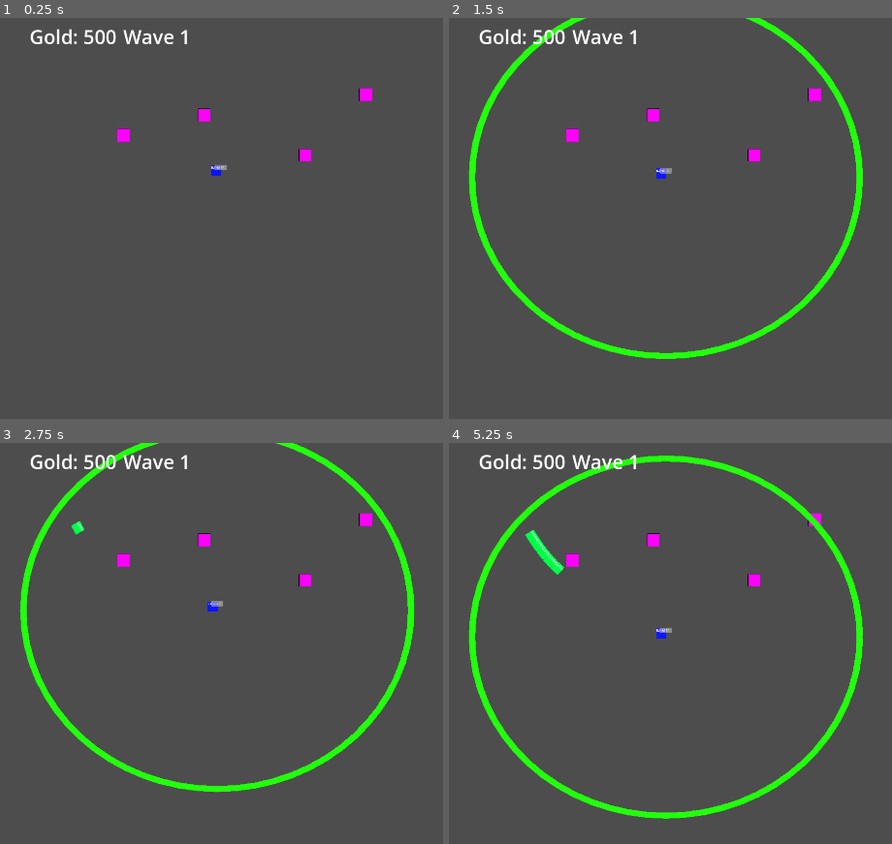
Above: before the commit, frames 1-4 (two rows, left to right).
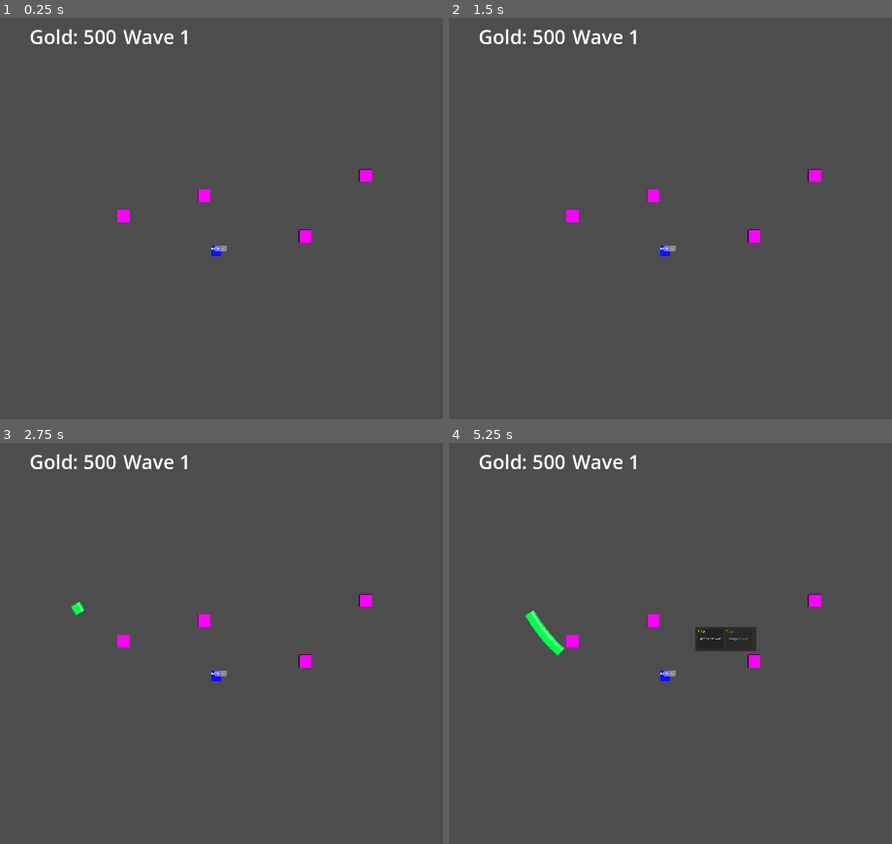
Above: after the commit, the same moments.

Repository: ookeooke/Test-1-Godot
Game: Godot game, scene res://node_2d.tscn
Same seed, same stepped clock (60 frames per second), same inputs: the game is played once before the commit and once after it.
Inputs (mouse positions are in pixels of both pictures, inside the frame that each line leads up to):
- Up to frame 1 (0.25 s): no input
- Up to frame 2 (1.5 s): tap Enter at 0.5 s; drag from (666, 170) to (790, 138) at 0.52 s; tap Space at 1.25 s; drag from (559, 258) to (666, 170) at 1.27 s
- Up to frame 3 (2.75 s): move the mouse to (341, 563) at 2.02 s; hold Right (ui_right) from 2.03 s (still down); click (341, 563) at 2.17 s
- Up to frame 4 (5.25 s): release Right (ui_right) at 2.75 s; drag from (674, 747) to (666, 611) at 2.77 s; move the mouse to (outside the picture) at 3.52 s; hold Left (ui_left) 3.53-4.25 s; click (outside the picture) at 3.67 s; drag from (480, 595) to (595, 551) at 4.27 s; move the mouse to (750, 659) at 5.02 s; hold Down (ui_down) from 5.03 s (still down); click (750, 659) at 5.17 s

The runs differ from the first frame. In frame 1, 0.9% of the frame differs, in the area x 26-85%, y 17-60%; in frame 2, 4.6%; in frame 3, 4.9%; in frame 4, 6.6%, in the area x 4-94%, y 3-94%.

Commit message:
version 1.2

Diff:
--- /dev/null
+++ b/camera_controller.gd
@@ -0,0 +1,367 @@
+extends Camera2D
+
+# ============================================
+# CAMERA CONTROLLER - Commercial-quality camera for tower defense
+# ============================================
+
+# ZOOM SETTINGS
+@export var min_zoom = 0.3  # Max zoom out (smaller = further)
+@export var max_zoom = 1.5  # Max zoom in (larger = closer)
+@export var zoom_speed = 0.1  # How much to zoom per scroll
+@export var zoom_smoothing = 0.15  # Lerp factor for smooth zoom
+
+# PAN SETTINGS
+@export var keyboard_pan_speed = 500.0  # Pixels per second
+@export var edge_scroll_margin = 50  # Pixels from edge to trigger scroll
+@export var edge_scroll_speed = 400.0  # Pixels per second
+@export var drag_speed = 1.0  # Multiplier for drag sensitivity
+
+# INERTIA SETTINGS (for touch drag)
+@export var inertia_enabled = true
+@export var inertia_friction = 0.9  # How quickly inertia decays (0-1)
+@export var min_inertia_velocity = 10.0  # Stop if below this
+
+# CAMERA BOUNDS
+@export var use_bounds = true
+@export var level_rect = Rect2(0, 0, 2000, 1200)  # Adjust to your level size
+
+# DRAG THRESHOLD
+@export var drag_threshold = 5.0  # Pixels before drag starts
+
+# INPUT STATE
+var is_dragging = false
+var drag_start_pos = Vector2.ZERO
+var last_mouse_pos = Vector2.ZERO
+var touch_points = {}  # For pinch-to-zoom
+
+# INERTIA STATE
+var velocity = Vector2.ZERO
+var is_inertia_moving = false
+
+# ZOOM STATE
+var target_zoom = Vector2.ONE
+
+# PINCH-TO-ZOOM STATE
+var last_pinch_distance = 0.0
+var pinch_center = Vector2.ZERO
+
+# ============================================
+# INITIALIZATION
+# ============================================
+
+func _ready():
+	# Set initial zoom
+	target_zoom = zoom
+
+	# Calculate bounds if using auto bounds
+	if use_bounds:
+		update_camera_limits()
+
+	print("✓ Camera Controller initialized")
+	print("  Zoom range: ", min_zoom, " to ", max_zoom)
+	print("  Level bounds: ", level_rect)
+
+func update_camera_limits():
+	"""Set camera limits based on level size and viewport"""
+	var viewport_size = get_viewport_rect().size
+
+	# Calculate how far camera can move at minimum zoom
+	var half_view_at_min_zoom = (viewport_size / min_zoom) / 2.0
+
+	# Set limits
+	limit_left = int(level_rect.position.x + half_view_at_min_zoom.x)
+	limit_right = int(level_rect.end.x - half_view_at_min_zoom.x)
+	limit_top = int(level_rect.position.y + half_view_at_min_zoom.y)
+	limit_bottom = int(level_rect.end.y - half_view_at_min_zoom.y)
+
+	# Ensure limits are valid
+	if limit_left >= limit_right:
+		limit_left = int(level_rect.position.x)
+		limit_right = int(level_rect.end.x)
+	if limit_top >= limit_bottom:
+		limit_top = int(level_rect.position.y)
+		limit_bottom = int(level_rect.end.y)
+
+# ============================================
+# INPUT HANDLING
+# ============================================
+
+func _unhandled_input(event):
+	# MOUSE WHEEL ZOOM (PC)
+	if event is InputEventMouseButton:
+		if event.button_index == MOUSE_BUTTON_WHEEL_UP and event.pressed:
+			zoom_at_point(event.position, zoom_speed)
+			get_viewport().set_input_as_handled()
+		elif event.button_index == MOUSE_BUTTON_WHEEL_DOWN and event.pressed:
+			zoom_at_point(event.position, -zoom_speed)
+			get_viewport().set_input_as_handled()
+
+		# MIDDLE/RIGHT MOUSE DRAG (PC)
+		elif event.button_index == MOUSE_BUTTON_MIDDLE or event.button_index == MOUSE_BUTTON_RIGHT:
+			if event.pressed:
+				start_drag(event.position)
+			else:
+				end_drag()
+			get_viewport().set_input_as_handled()
+
+	# MOUSE MOTION (for dragging)
+	elif event is InputEventMouseMotion:
+		if is_dragging:
+			update_drag(event.position)
+			get_viewport().set_input_as_handled()
+
+	# TOUCH INPUT (Mobile)
+	elif event is InputEventScreenTouch:
+		handle_touch(event)
+
+	elif event is InputEventScreenDrag:
+		handle_touch_drag(event)
+
+func handle_touch(event: InputEventScreenTouch):
+	"""Handle touch press/release"""
+	if event.pressed:
+		touch_points[event.index] = event.position
+
+		# Single finger - start drag
+		if touch_points.size() == 1:
+			start_drag(event.position)
+
+		# Two fingers - start pinch zoom
+		elif touch_points.size() == 2:
+			is_dragging = false  # Stop drag if second finger added
+			var points = touch_points.values()
+			last_pinch_distance = points[0].distance_to(points[1])
+			pinch_center = (points[0] + points[1]) / 2.0
+	else:
+		touch_points.erase(event.index)
+
+		# If no more touches, end drag
+		if touch_points.is_empty():
+			end_drag()
+		# If went from 2 fingers to 1, restart drag
+		elif touch_points.size() == 1:
+			start_drag(touch_points.values()[0])
+
+func handle_touch_drag(event: InputEventScreenDrag):
+	"""Handle touch drag motion"""
+	touch_points[event.index] = event.position
+
+	# Two finger pinch zoom
+	if touch_points.size() == 2:
+		var points = touch_points.values()
+		var current_distance = points[0].distance_to(points[1])
+		var distance_delta = current_distance - last_pinch_distance
+
+		# Calculate zoom change
+		var zoom_delta = distance_delta * 0.01
+		var new_pinch_center = (points[0] + points[1]) / 2.0
+
+		zoom_at_point(new_pinch_center, zoom_delta)
+
+		last_pinch_distance = current_distance
+		pinch_center = new_pinch_center
+
+	# Single finger drag
+	elif touch_points.size() == 1 and is_dragging:
+		update_drag(event.position)
+
+# ============================================
+# DRAG FUNCTIONS
+# ============================================
+
+func start_drag(screen_pos: Vector2):
+	"""Start dragging the camera"""
+	drag_start_pos = screen_pos
+	last_mouse_pos = screen_pos
+	is_dragging = false  # Wait for threshold
+	is_inertia_moving = false
+	velocity = Vector2.ZERO
+
+func update_drag(screen_pos: Vector2):
+	"""Update camera position while dragging"""
+	# Check if we've moved enough to start drag
+	if not is_dragging:
+		if drag_start_pos.distance_to(screen_pos) > drag_threshold:
+			is_dragging = true
+		else:
+			return
+
+	# Calculate movement
+	var delta = (screen_pos - last_mouse_pos) / zoom
+
+	# Scale by drag speed
+	delta *= drag_speed
+
+	# Move camera (opposite direction of drag)
+	position -= delta
+
+	# Store velocity for inertia
+	velocity = -delta
+
+	last_mouse_pos = screen_pos
+
+	# Apply bounds
+	apply_bounds()
+
+func end_drag():
+	"""End dragging and start inertia if enabled"""
+	if is_dragging and inertia_enabled and velocity.length() > min_inertia_velocity:
+		is_inertia_moving = true
+	else:
+		is_inertia_moving = false
+		velocity = Vector2.ZERO
+
+	is_dragging = false
+
+# ============================================
+# ZOOM FUNCTIONS
+# ============================================
+
+func zoom_at_point(screen_point: Vector2, zoom_delta: float):
+	"""Zoom toward a specific screen point"""
+	# Get world position under cursor before zoom
+	var viewport_size = get_viewport_rect().size
+	var cursor_offset = (screen_point - viewport_size / 2) / zoom
+	var world_pos_before = position + cursor_offset
+
+	# Calculate new zoom
+	var new_zoom_value = target_zoom.x + zoom_delta
+	new_zoom_value = clamp(new_zoom_value, min_zoom, max_zoom)
+	target_zoom = Vector2(new_zoom_value, new_zoom_value)
+
+	# Adjust position to keep world position under cursor
+	var cursor_offset_after = (screen_point - viewport_size / 2) / target_zoom
+	var world_pos_after = position + cursor_offset_after
+
+	# Move camera to compensate
+	position += world_pos_before - world_pos_after
+
+	apply_bounds()
+
+# ============================================
+# PROCESS
+# ============================================
+
+func _process(delta):
+	# Handle keyboard panning (PC)
+	handle_keyboard_pan(delta)
+
+	# Handle edge scrolling (PC)
+	if OS.has_feature("pc"):
+		handle_edge_scroll(delta)
+
+	# Handle inertia
+	if is_inertia_moving:
+		update_inertia(delta)
+
+	# Smooth zoom
+	if zoom != target_zoom:
+		zoom = zoom.lerp(target_zoom, zoom_smoothing)
+		apply_bounds()  # Reapply bounds when zoom changes
+
+func handle_keyboard_pan(delta):
+	"""Pan camera with arrow keys or WASD"""
+	var direction = Vector2.ZERO
+
+	if Input.is_action_pressed("ui_right") or Input.is_key_pressed(KEY_D):
+		direction.x += 1
+	if Input.is_action_pressed("ui_left") or Input.is_key_pressed(KEY_A):
+		direction.x -= 1
+	if Input.is_action_pressed("ui_down") or Input.is_key_pressed(KEY_S):
+		direction.y += 1
+	if Input.is_action_pressed("ui_up") or Input.is_key_pressed(KEY_W):
+		direction.y -= 1
+
+	if direction != Vector2.ZERO:
+		direction = direction.normalized()
+		position += direction * keyboard_pan_speed * delta / zoom.x
+		apply_bounds()
+
+		# Cancel inertia if manually moving
+		is_inertia_moving = false
+		velocity = Vector2.ZERO
+
+func handle_edge_scroll(delta):
+	"""Scroll camera when mouse near screen edge"""
+	if is_dragging:
+		return
+
+	var mouse_pos = get_viewport().get_mouse_position()
+	var viewport_size = get_viewport_rect().size
+	var direction = Vector2.ZERO
+
+	# Check each edge
+	if mouse_pos.x < edge_scroll_margin:
+		direction.x -= 1
+	elif mouse_pos.x > viewport_size.x - edge_scroll_margin:
+		direction.x += 1
+
+	if mouse_pos.y < edge_scroll_margin:
+		direction.y -= 1
+	elif mouse_pos.y > viewport_size.y - edge_scroll_margin:
+		direction.y += 1
+
+	if direction != Vector2.ZERO:
+		direction = direction.normalized()
+		position += direction * edge_scroll_speed * delta / zoom.x
+		apply_bounds()
+
+func update_inertia(delta):
+	"""Update inertia-based movement"""
+	if velocity.length() < min_inertia_velocity:
+		is_inertia_moving = false
+		velocity = Vector2.ZERO
+		return
+
+	# Apply velocity
+	position += velocity
+
+	# Apply friction
+	velocity *= inertia_friction
+
+	apply_bounds()
+
+# ============================================
+# BOUNDS
+# ============================================
+
+func apply_bounds():
+	"""Clamp camera position to stay within level bounds"""
+	if not use_bounds:
+		return
+
+	var viewport_size = get_viewport_rect().size
+	var half_view = (viewport_size / zoom) / 2.0
+
+	# Calculate allowed range
+	var min_x = level_rect.position.x + half_view.x
+	var max_x = level_rect.end.x - half_view.x
+	var min_y = level_rect.position.y + half_view.y
+	var max_y = level_rect.end.y - half_view.y
+
+	# Clamp position
+	position.x = clamp(position.x, min_x, max_x)
+	position.y = clamp(position.y, min_y, max_y)
+
+	# Stop inertia if hitting bounds
+	if position.x <= min_x or position.x >= max_x:
+		velocity.x = 0
+	if position.y <= min_y or position.y >= max_y:
+		velocity.y = 0
+
+# ============================================
+# UTILITY FUNCTIONS
+# ============================================
+
+func reset_to_center():
+	"""Reset camera to level center"""
+	position = level_rect.get_center()
+	target_zoom = Vector2(0.5, 0.5)
+	velocity = Vector2.ZERO
+	is_inertia_moving = false
+
+func set_level_bounds(rect: Rect2):
+	"""Update level bounds at runtime"""
+	level_rect = rect
+	update_camera_limits()
+	apply_bounds()
--- a/click_manager.gd
+++ b/click_manager.gd
@@ -144,6 +144,10 @@
 # ============================================
 
 func _input(event):
+	# Skip if camera is dragging
+	var camera = get_viewport().get_camera_2d()
+	if camera and "is_dragging" in camera and camera.is_dragging:
+		return
 	# skip world clicks if a menu is open
 	if get_tree().root.has_node("BuildMenu") or get_tree().root.has_node("TowerInfoMenu"):
 		return
--- a/node_2d.tscn
+++ b/node_2d.tscn
@@ -24,7 +24,7 @@
 wave_label = NodePath("UI/WaveLabel")
 
 [node name="Camera2D" type="Camera2D" parent="."]
-offset = Vector2(1000, 1000)
+position = Vector2(1000, 600)
 zoom = Vector2(0.5, 0.5)
 
 [node name="EnemyPath" type="Path2D" parent="."]
Not shown, added: camera_controller.gd.uid
